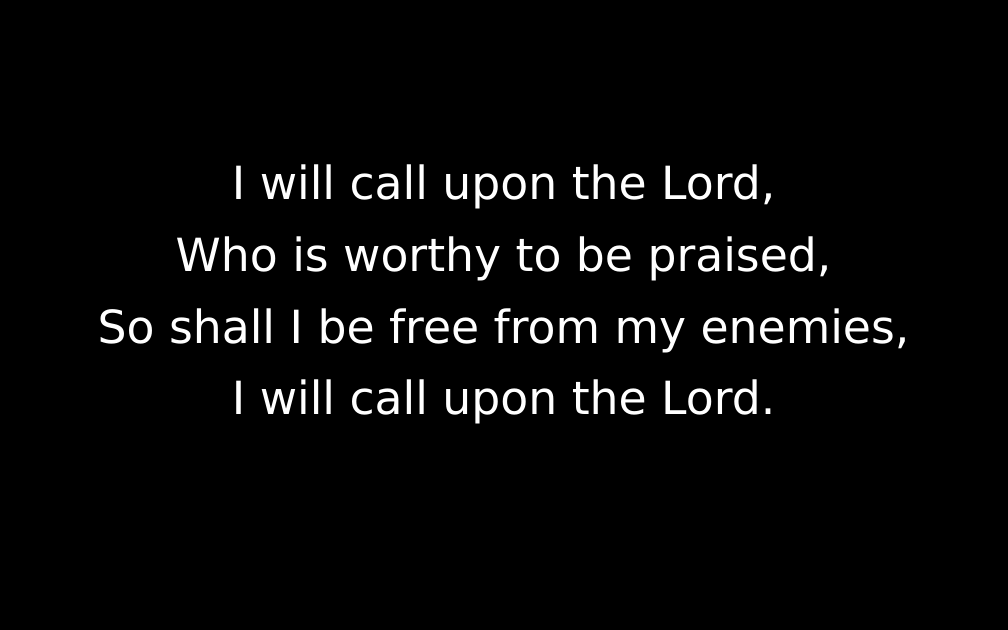
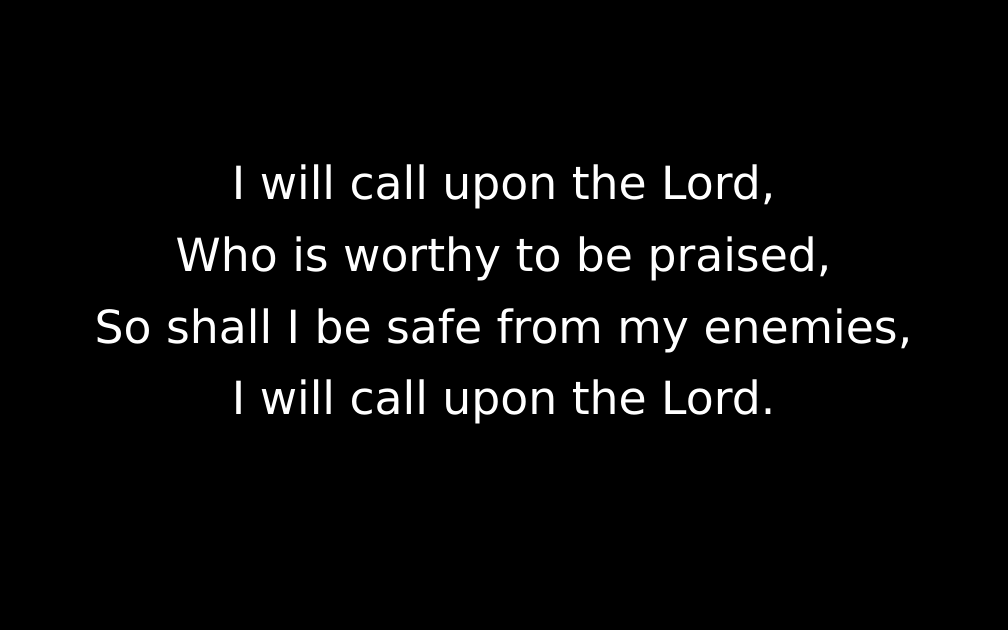
Before and after one commit to irwincoelho/Choir, a slide deck: slide 4 of Individual/PPT/IWillCallUponTheLord.ppt. Drawn at 1008x630 pixels with LibreOffice and Linux fonts; fonts in the diff are those of the drawing. Boxes give left, top, right and bottom in pixels: in the first picture for what was removed or moved away, otherwise in the second. Text is boxed around its words. In the diff, an @@ line names an element or a change of style, - is before the commit and + after.

```diff
--- a/Individual/PPT/IWillCallUponTheLord.ppt
+++ b/Individual/PPT/IWillCallUponTheLord.ppt
@@ text at <box>95,308,913,353</box>: text changed @@
-So shall I be free from my enemies,
+So shall I be safe from my enemies,
```
Also in this commit, not shown: 1 other slide changed, 11 other files.
